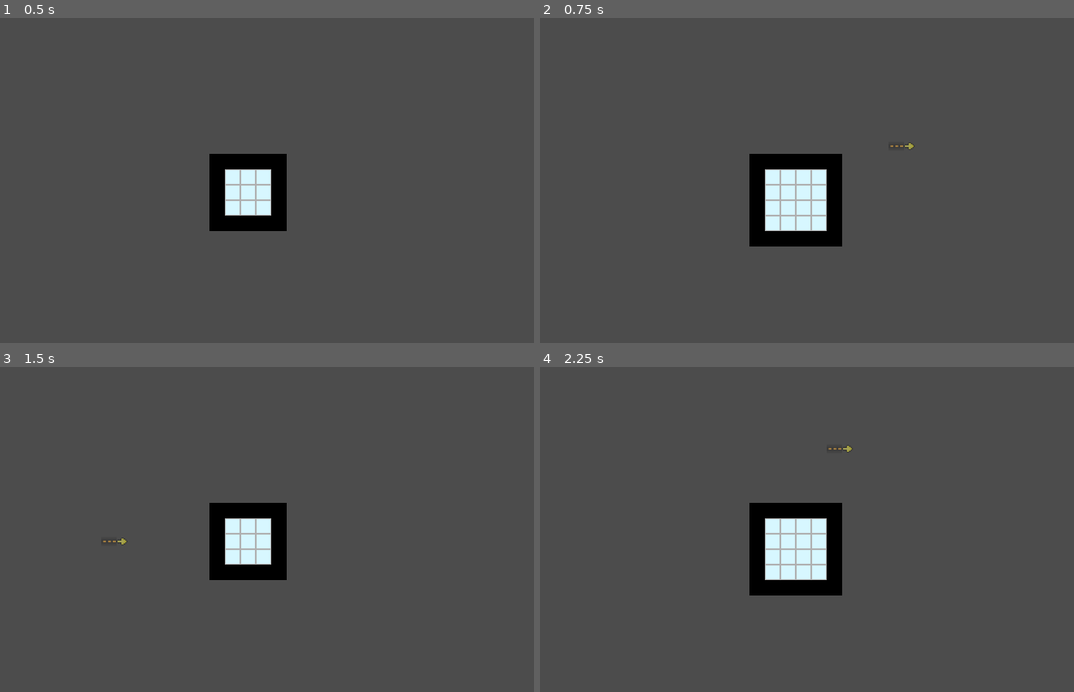
Above: before the commit, frames 1-4 (two rows, left to right).
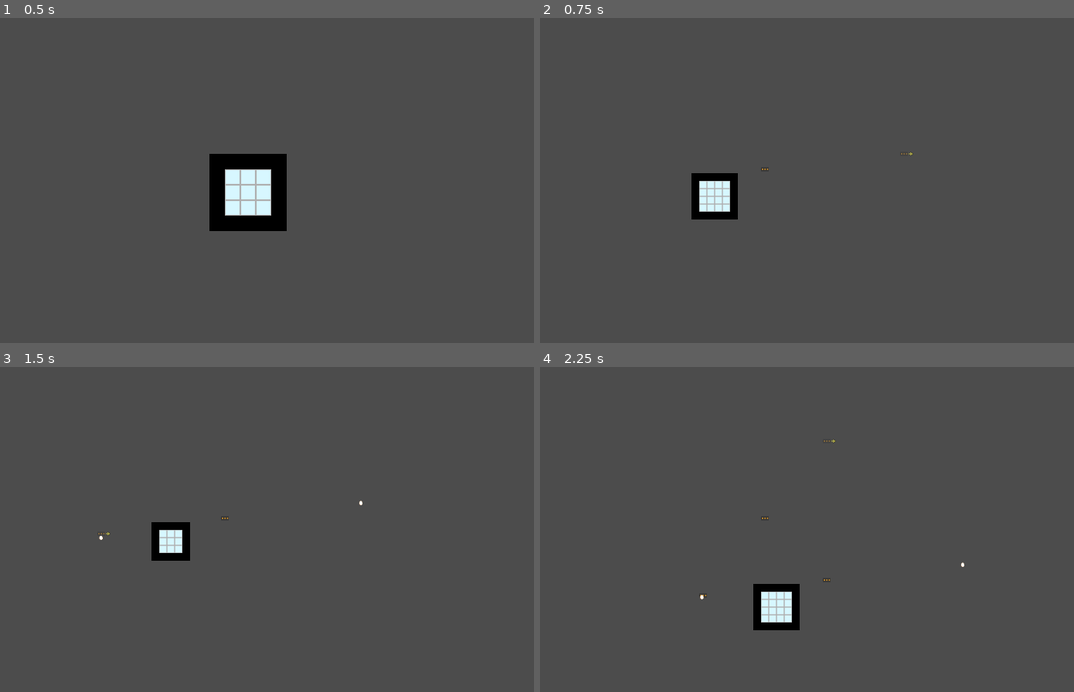
Above: after the commit, the same moments.

Repository: cbrintnall/github_gameoff_2019
Game: Godot game, scene res://scenes/map_controller.tscn
Two runs of this game, one before a commit and one after it. Both use one fixed random seed, a clock stepped at 60 frames per second and the inputs below.
Inputs (mouse positions are in pixels of both pictures, inside the frame that each line leads up to):
- Up to frame 1 (0.5 s): no input
- Up to frame 2 (0.75 s): tap Enter at 0.5 s; move the mouse to (903, 151) at 0.52 s; hold Right (ui_right) from 0.53 s (still down); click (903, 151) at 0.6 s
- Up to frame 3 (1.5 s): right-click (363, 500) at 0.8 s; tap Space at 1.25 s; move the mouse to (101, 536) at 1.27 s; release Right (ui_right) at 1.28 s; hold Left (ui_left) from 1.28 s (still down); right-click (101, 536) at 1.35 s
- Up to frame 4 (2.25 s): click (641, 536) at 1.55 s; tap Enter at 2 s; move the mouse to (828, 441) at 2.02 s; release Left (ui_left) at 2.03 s; hold Right (ui_right) from 2.03 s (still down); click (828, 441) at 2.1 s

Frame 1 is identical in both runs. In frame 2, 6.2% of the frame differs, in the area x 28-71%, y 38-71%; in frame 3, 4.4%; in frame 4, 5.7%.

Commit message:
Convert conveyor into scene, work on world interactions

Diff:
--- a/items.json
+++ b/items.json
@@ -1,6 +1,6 @@
 {
     "conveyor_belt" : {
-        "scene": "",
+        "scene": "res://scenes/belt.tscn",
         "game_texture": {
             "tileset_index": 0,
             "path": "res://assets/belts.png",
@@ -12,6 +12,7 @@
         "icon_texture": ""
     },
     "cable" : {
+        "scene": "",
         "game_texture": {
             "path": "res://assets/belts.png",
             "region": {
--- a/project.godot
+++ b/project.godot
@@ -24,7 +24,7 @@
 window/size/width=1280
 window/size/height=720
 window/stretch/mode="viewport"
-window/stretch/aspect="expand"
+window/stretch/aspect="keep"
 
 [input]
 
--- /dev/null
+++ b/scenes/belt.tscn
@@ -0,0 +1,37 @@
+[gd_scene load_steps=5 format=2]
+
+[ext_resource path="res://scenes/scripts/belt.gd" type="Script" id=1]
+[ext_resource path="res://assets/belts.png" type="Texture" id=2]
+
+[sub_resource type="RectangleShape2D" id=1]
+extents = Vector2( 8.00992, 5.03411 )
+
+[sub_resource type="Curve2D" id=2]
+_data = {
+"points": PoolVector2Array( 0, 0, 0, 0, -7.98089, -0.0011158, 0, 0, 0, 0, 7.99004, -0.0011158 )
+}
+
+[node name="belt" type="Area2D" groups=[
+"conveyor",
+]]
+script = ExtResource( 1 )
+
+[node name="Sprite" type="Sprite" parent="."]
+texture = ExtResource( 2 )
+region_enabled = true
+region_rect = Rect2( 0, 0, 16, 16 )
+
+[node name="CollisionShape2D" type="CollisionShape2D" parent="."]
+shape = SubResource( 1 )
+
+[node name="Path2D" type="Path2D" parent="."]
+editor/display_folded = true
+curve = SubResource( 2 )
+
+[node name="base" type="PathFollow2D" parent="Path2D"]
+position = Vector2( -7.98089, -0.0011158 )
+cubic_interp = false
+loop = false
+
+[node name="Camera2D" type="Camera2D" parent="."]
+current = true
--- /dev/null
+++ b/scenes/item.tscn
@@ -0,0 +1,12 @@
+[gd_scene load_steps=2 format=2]
+
+[ext_resource path="res://scenes/scripts/item.gd" type="Script" id=1]
+
+[node name="Area2D" type="Area2D" groups=[
+"moveable",
+]]
+script = ExtResource( 1 )
+
+[node name="item" type="Sprite" parent="."]
+
+[node name="CollisionShape2D" type="CollisionShape2D" parent="."]
--- /dev/null
+++ b/scenes/items/egg.tscn
@@ -0,0 +1,16 @@
+[gd_scene load_steps=4 format=2]
+
+[ext_resource path="res://scenes/item.tscn" type="PackedScene" id=1]
+[ext_resource path="res://assets/items.png" type="Texture" id=2]
+
+[sub_resource type="RectangleShape2D" id=1]
+extents = Vector2( 3.45491, 4.55373 )
+
+[node name="Area2D" instance=ExtResource( 1 )]
+
+[node name="item" parent="." index="0"]
+texture = ExtResource( 2 )
+
+[node name="CollisionShape2D" parent="." index="1"]
+position = Vector2( -0.464, 3.562 )
+shape = SubResource( 1 )
--- a/scenes/map_controller.tscn
+++ b/scenes/map_controller.tscn
@@ -113,12 +113,16 @@
 z_index = 2
 tile_set = SubResource( 1 )
 cell_size = Vector2( 16, 16 )
+collision_layer = 0
+collision_mask = 0
 format = 1
 
 [node name="placed_items" type="TileMap" parent="item_controller"]
 z_index = 1
 tile_set = SubResource( 1 )
 cell_size = Vector2( 16, 16 )
+collision_layer = 0
+collision_mask = 0
 format = 1
 
 [node name="console" type="CanvasLayer" parent="."]
@@ -141,12 +145,13 @@
 readonly = true
 
 [node name="map_controller" type="Node2D" parent="."]
-editor/display_folded = true
 script = ExtResource( 4 )
 
 [node name="tiles" type="TileMap" parent="map_controller"]
 tile_set = SubResource( 2 )
 cell_size = Vector2( 16, 16 )
+collision_layer = 0
+collision_mask = 0
 format = 1
 
 [node name="Camera2D" type="Camera2D" parent="map_controller"]
--- /dev/null
+++ b/scenes/scripts/belt.gd
@@ -0,0 +1,62 @@
+extends Area2D
+
+onready var follower = $Path2D/base
+onready var path = $Path2D
+onready var sprite = $Sprite
+
+var move_queue: Array = []
+var speed: float = 0.01
+
+func _ready():
+	connect("area_entered", self, "_on_area_entered")
+
+func can_claim_ownership(obj):
+	return !(obj in move_queue) && obj.is_in_group("moveable") && !obj.get_parent().is_in_group("conveyor")
+
+func _on_area_entered(obj) -> void:
+	if can_claim_ownership(obj):
+		move_queue.append(obj)
+
+func claim_ownership(object):
+	var parent = object.get_parent()
+	parent.remove_child(object)
+	object.position = path.position
+	self.add_child(object)
+
+func unload_queue():
+	for i in move_queue.size():
+		self.claim_ownership(move_queue[i])
+		move_queue.remove(i)
+
+func add_child(obj, legible_unique_name=false):
+	var new_path = follower.duplicate()
+	new_path.set_unit_offset(0.0)
+	path.add_child(new_path)
+	new_path.add_child(obj)
+
+	print("Added child!")
+
+func get_paths() -> Array:
+	var children: Array = []
+	var path_children: Array = path.get_children()
+
+	# Add all child paths that aren't the base path
+	for child in path_children:
+		if child.name != "base":
+			children.append(child)
+
+	return children
+
+func _physics_process(delta):
+	if len(move_queue) > 0:
+		self.unload_queue()
+
+	var paths: Array = self.get_paths()
+
+	for follow in paths:
+		var offset: float = follow.get_unit_offset()
+
+		if offset >= 1.0:
+			follow.queue_free()
+
+		follow.set_unit_offset(offset + speed)
--- /dev/null
+++ b/scenes/scripts/item.gd
@@ -0,0 +1,4 @@
+extends Area2D
+
+onready var shape: CollisionShape2D = $CollisionShape2D
+onready var sprite: Sprite = $item
--- a/scenes/scripts/item_controller.gd
+++ b/scenes/scripts/item_controller.gd
@@ -6,6 +6,7 @@
 
 export (String) var items_path
 
+var moving_items: Array = [preload("res://scenes/items/egg.tscn")]
 var items: Dictionary = {}
 var selected: String = "conveyor_belt"
 var current_rotation: int = 0
@@ -28,24 +29,6 @@
 	# Set the hover layer to half opacity, so you can see it easier
 	item_map.modulate = Color(item_map.modulate.r, item_map.modulate.g, item_map.modulate.b, 0.5)
 
-func _draw():
-	for group in groups:
-		var longest_ids: Array = find_furthest_points(group)
-		var start: int = longest_ids[0]
-		var end: int = longest_ids[1]
-		var path: PoolVector3Array = group.get_point_path(start, end)
-
-		for i in range(1, len(path)):
-			var current_point = Vector2(path[i].x, path[i].y)
-			var last_point = Vector2(path[i-1].x, path[i-1].y)
-
-			draw_line(
-				last_point * placed_items.cell_size,
-				current_point * placed_items.cell_size,
-				Color(255, 0, 0, 255),
-				5.0
-			)
-
 func _process(delta):
 	update()
 
@@ -60,7 +43,10 @@
 		place_item_at(posX, posY, current_rotation)
 
 	if Input.is_action_just_pressed("right_click"):
-		remove_item_at(posX, posY)
+		# remove_item_at(posX, posY)
+		var instance = moving_items[0].instance()
+		instance.position = position
+		add_child(instance)
 
 	if (item_map.get_cell(posX, posY) != selected_texture) || (current_rotation != last_rotation):
 		item_map.clear()
@@ -70,107 +56,6 @@
 		place_arrow(posX, posY, current_rotation)
 
 	last_rotation = current_rotation
-
-func is_within(x: int, y: int, range_of: int, tile: int = -1) -> bool:
-	for i in range(x, x + range_of):
-		if placed_items.get_cell(i, y) != -1:
-			return true
-
-	for i in range(x - range_of, x):
-		if placed_items.get_cell(i, y) != -1:
-			return true
-
-	for i in range(y, y + range_of):
-		if placed_items.get_cell(x, i) != -1:
-			return true
-
-	for i in range(y - range_of, y):
-		if placed_items.get_cell(x, i) != -1:
-			return true
-
-	return false
-
-func add_point_to_groups(x: int, y: int):
-	# Two scenarios, there is a tile next to this one, in which we add this point to that astar group
-	# otherwise, we create a new astar group
-	var loc_vec = Vector3(x, y, 0) + Vector3(.5, .5, 0)
-	var last_added = null
-	var last_added_index: int = -1
-	# just to keep track of current position
-	var counter: int = -1
-	var occupied: bool = false
-	var groups_changed: Array = []
-
-	for group in groups:
-		counter += 1
-
-		var closest = group.get_closest_point(loc_vec)
-		var distance = group.get_point_position(closest).distance_to(loc_vec)
-
-		if distance == 0:
-			occupied = true
-			break
-
-		# not sure why, but distance function evaluates to 1 if it's a tile away
-		if distance <= 1:
-			if last_added != null:
-				# Need to merge the astar groups
-				var points = last_added.get_points()
-
-				# Move all the points from the old graph to the new one
-				for point in points:
-					var loc = last_added.get_point_position(point)
-					group.add_point(group.get_available_point_id(), loc)
-
-				# Remove the old graph from list
-				groups.remove(last_added_index)
-
-			group.add_point(group.get_available_point_id(), loc_vec)
-			last_added = group
-			last_added_index = counter
-			groups_changed.append(counter)
-
-			# Disconnect all points
-			disconnect_all_points(group)
-
-			# Reconnect all points
-			connect_points_in_path(group)
-
-			print(group.get_points().size())
-
-	if last_added == null && !occupied:
-		var new_group = AStar.new()
-		new_group.add_point(new_group.get_available_point_id(), loc_vec)
-		groups.append(new_group)
-
-func find_furthest_points(graph: AStar) -> Array:
-	var distance: int = 0
-	var values: Array = [-1, -1]
-
-	var points = graph.get_points()
-
-	for pt1 in points:
-		var d1 = graph.get_point_position(pt1)
-		for pt2 in points:
-			var d2 = graph.get_point_position(pt2)
-			if d1.distance_to(d2) > distance:
-				values[0] = pt1
-				values[1] = pt2
-
-	return values
-
-func disconnect_all_points(graph: AStar) -> void:
-	for pt in graph.get_points():
-		for cPt in graph.get_point_connections(pt):
-			graph.disconnect_points(pt, cPt)
-
-func connect_points_in_path(graph: AStar) -> void:
-	var points = graph.get_points()
-	for i in range(1, len(points)):
-		var last_point = points[i-1]
-		var point = points[i]
-
-		graph.connect_points(last_point, point)
 
 func place_hovered_item(x: int, y: int, rotation: int):
 	item_map.set_cell(x, y, selected_texture, false, false, is_transposed(rotation))
@@ -195,9 +80,18 @@
 	placed_items.set_cell(x, y, -1)
 
 func place_item_at(x: int, y: int, rotation: int):
-	# TODO: add next line back in
-	#placed_items.set_cell(x, y, selected_texture, false, false, is_transposed(rotation))
-	add_point_to_groups(x, y)
+	if items[selected].scene == null:
+		return
+
+	var position: Vector2 = Vector2(
+		(x * placed_items.cell_size.x) + placed_items.cell_size.x / 2,
+		(y * placed_items.cell_size.y) + placed_items.cell_size.y / 2
+	)
+
+	var instance = items[selected].scene.instance()
+	instance.position = position
+	instance.rotation_degrees = current_rotation
+	add_child(instance)
 
 func rotate_item():
 	current_rotation += 90
@@ -252,3 +146,7 @@
 
 func load_items():
 	items = get_item_dict(items_path)
+
+	# Replace the scenes with their loaded counter parts
+	for item in items:
+		items[item].scene = load(items[item].scene)
Binary file added: assets/items.png
Not shown, added: assets/items.png.import
